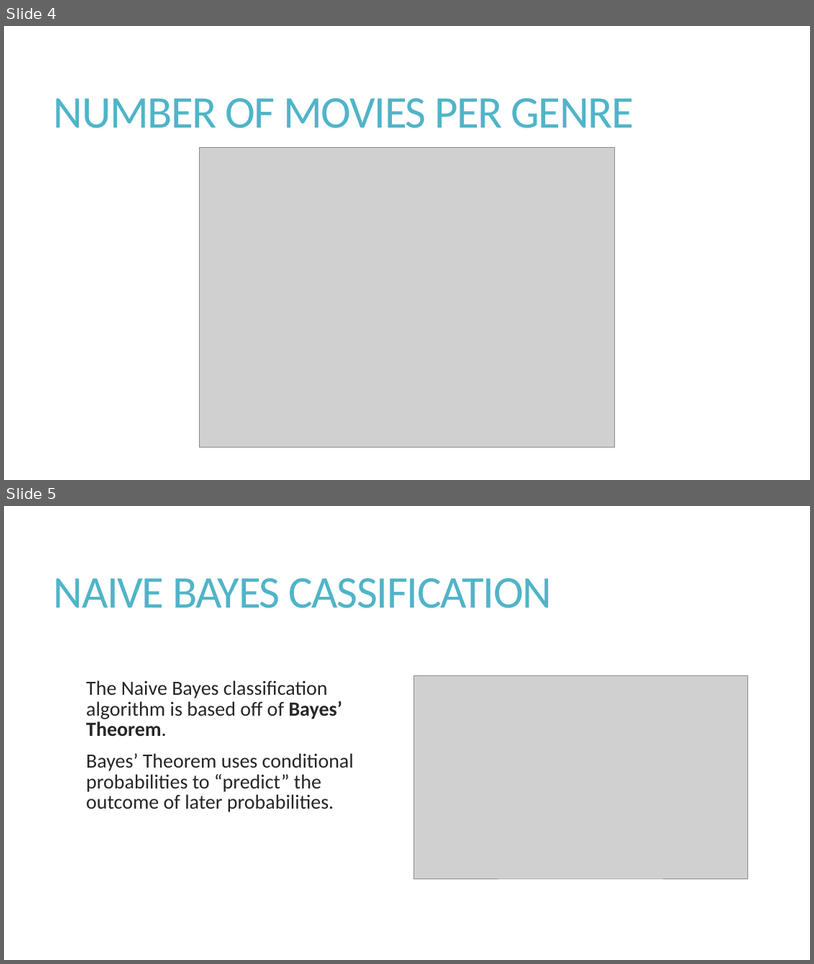
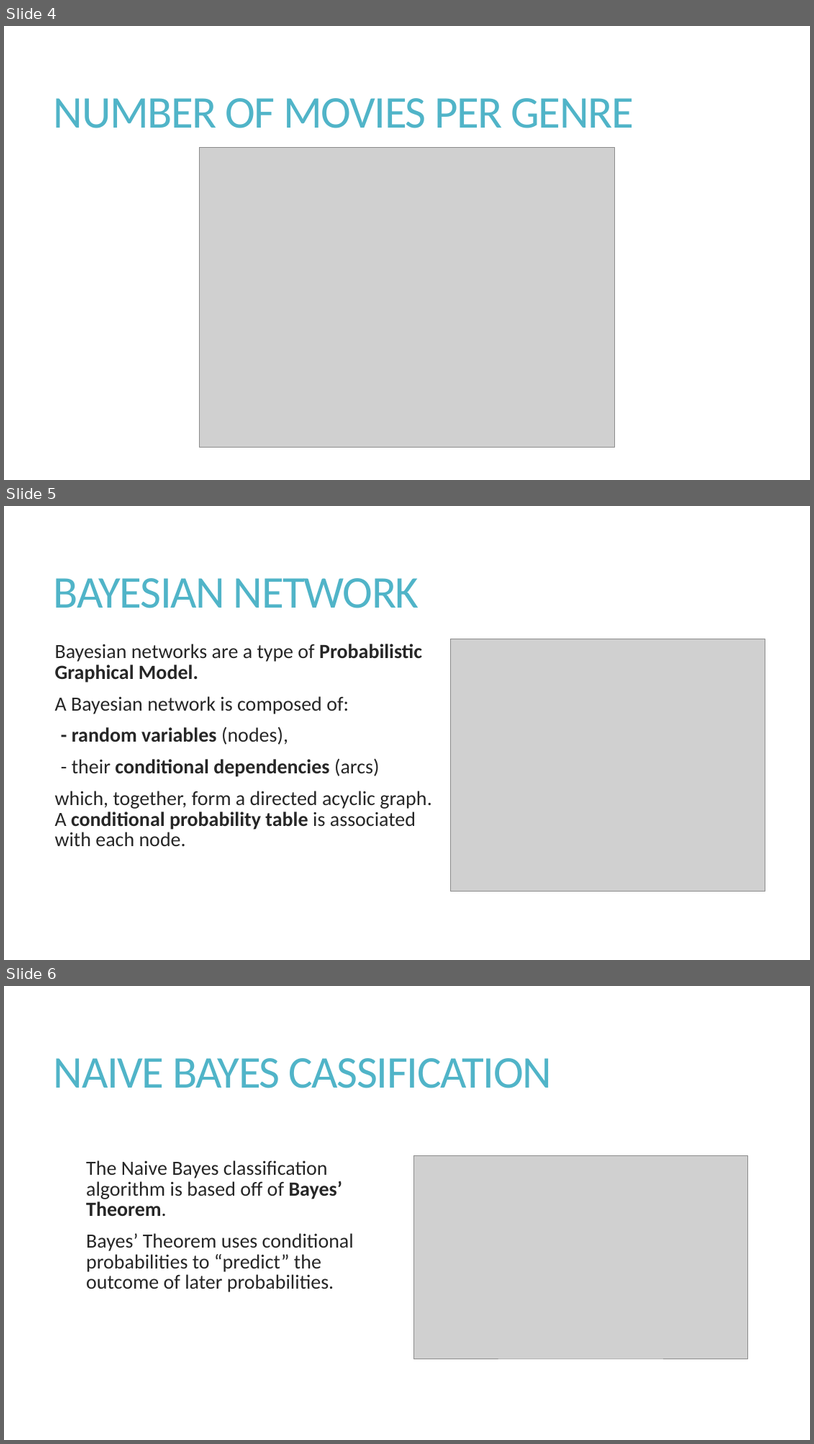
Before and after one commit to bwaszkiewicz/MoviePlots, a slide deck: Documentation/ANG/BIAI_presentation.pptx. Shown one above the other, each under a label of ours: slides 4 and 5 before the commit, slides 4, 5 and 6 after it. The pictures are 814x964 and 814x1444 pixels, drawn with LibreOffice and Linux fonts; fonts in the diff are those of the drawing; grey boxes stand for pictures. Boxes give left, top, right and bottom in pixels: in the first picture for what was removed or moved away, otherwise in the second. Text is boxed around its words. In the diff, an @@ line names an element or a change of style, - is before the commit and + after.

```diff
--- a/Documentation/ANG/BIAI_presentation.pptx
+++ b/Documentation/ANG/BIAI_presentation.pptx
@@ slide 5 added at <box>4,506,810,960</box>, background #FFFFFF @@
@@ title added at <box>54,578,419,608</box>, 54 pt, text #50B4C8 @@
+BAYESIAN NETWORK
@@ text added at <box>55,644,432,846</box>, 24 pt, text #262626 @@
+Bayesian networks are a type of Probabilistic Graphical Model.
+A Bayesian network is composed of:
+  - random variables (nodes),
+  - their conditional dependencies (arcs)
+which, together, form a directed acyclic graph. A conditional probability table is associated with each node.
@@ picture added at <box>450,639,766,891</box> @@
@@ what was slide 5 is now slide 6 @@
```
Also in this commit, not shown: 5 slides changed, 1 other slide added.
